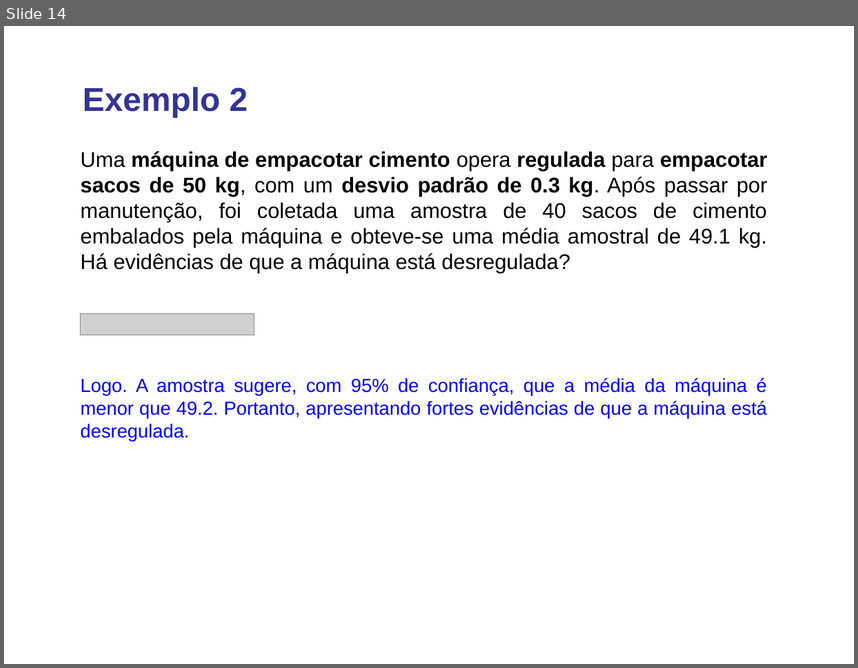
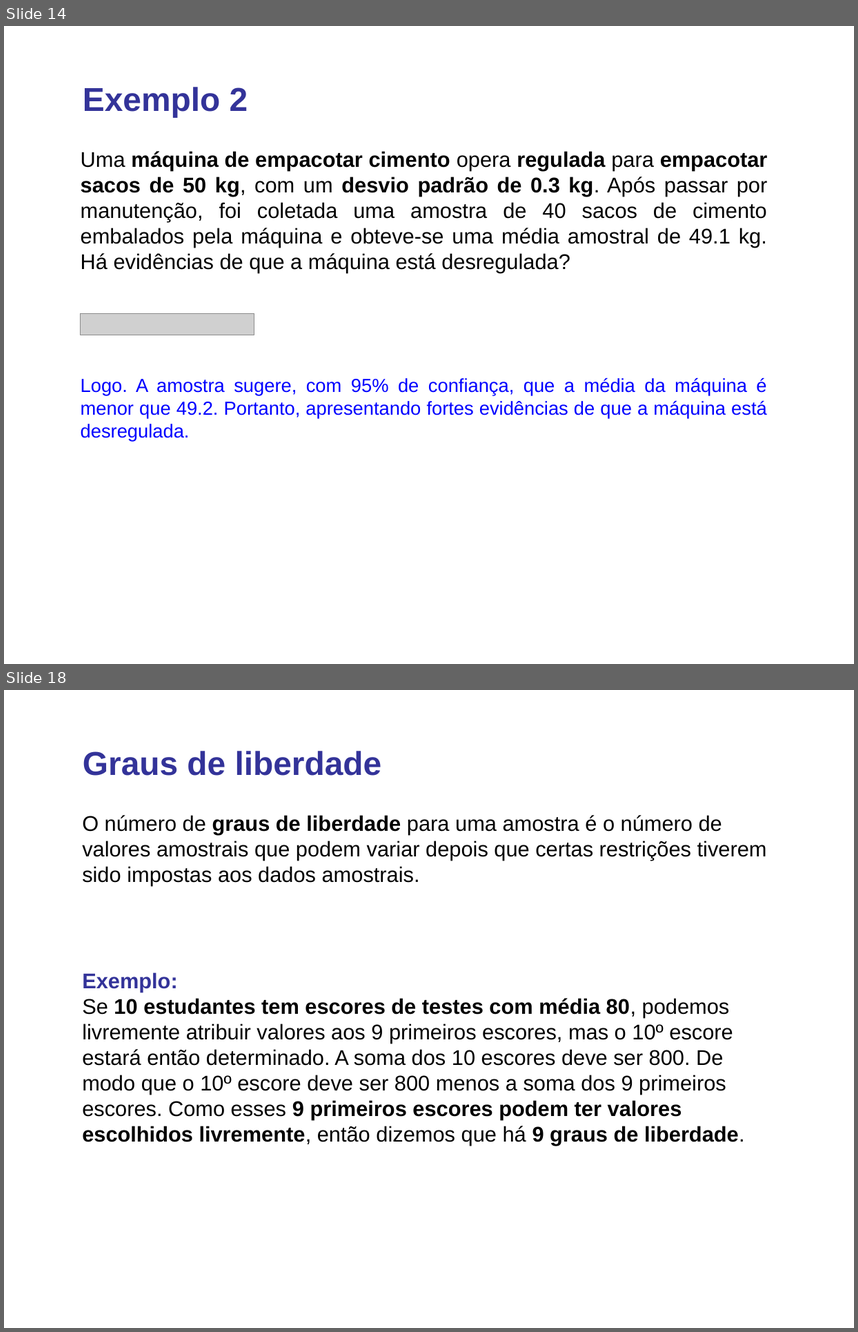
Before and after one commit to lansaviniec/estatistica, a slide deck: 7 estimativas e tamanhos amostrais.ppt. Shown one above the other, each under a label of ours: slide 14 before the commit, slides 14 and 18 after it; the slides between them are not shown. The pictures are 858x668 and 858x1332 pixels, drawn with LibreOffice and Linux fonts; fonts in the diff are those of the drawing; grey boxes stand for pictures. Boxes give left, top, right and bottom in pixels: in the first picture for what was removed or moved away, otherwise in the second. Text is boxed around its words. In the diff, an @@ line names an element or a change of style, - is before the commit and + after.

```diff
--- a/7 estimativas e tamanhos amostrais.ppt
+++ b/7 estimativas e tamanhos amostrais.ppt
@@ slide 18 added at (4, 690, 854, 1328), background #FFFFFF @@
@@ text added at (83, 751, 382, 776), 28 pt, text #333399, bold @@
+Graus de liberdade
@@ text added at (82, 815, 767, 885), 18 pt, text #000000 @@
+O número de graus de liberdade para uma amostra é o número de valores amostrais que podem variar depois que certas restrições tiverem sido impostas aos dados amostrais.
@@ text added at (82, 972, 745, 1145), 18 pt, text #000000 @@
+Exemplo:
+Se 10 estudantes tem escores de testes com média 80, podemos livremente atribuir valores aos 9 primeiros escores, mas o 10º escore estará então determinado. A soma dos 10 escores deve ser 800. De modo que o 10º escore deve ser 800 menos a soma dos 9 primeiros escores. Como esses 9 primeiros escores podem ter valores escolhidos livremente, então dizemos que há 9 graus de liberdade.
```
Also in this commit, not shown: 3 slides changed, 13 other slides added, 1 other file.
